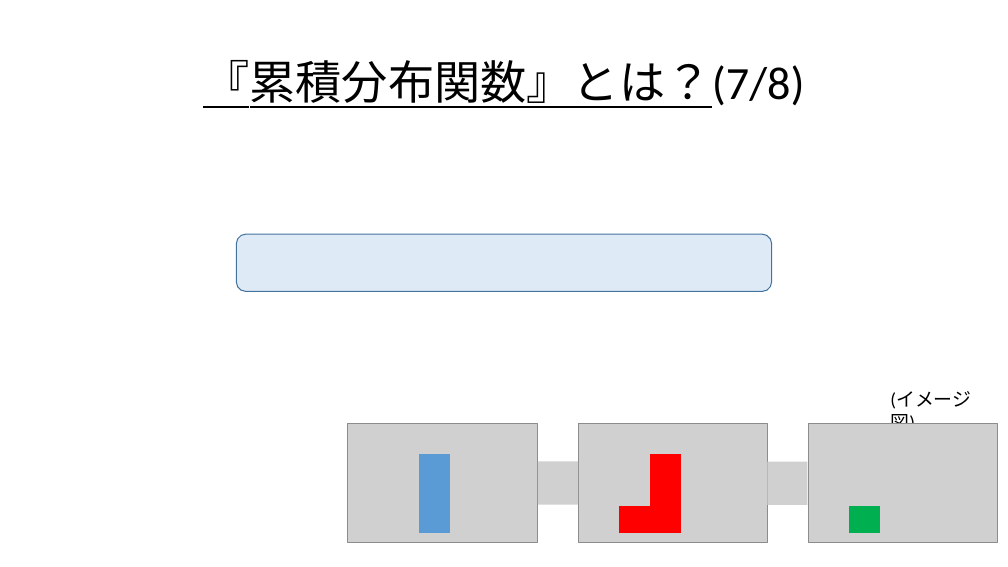
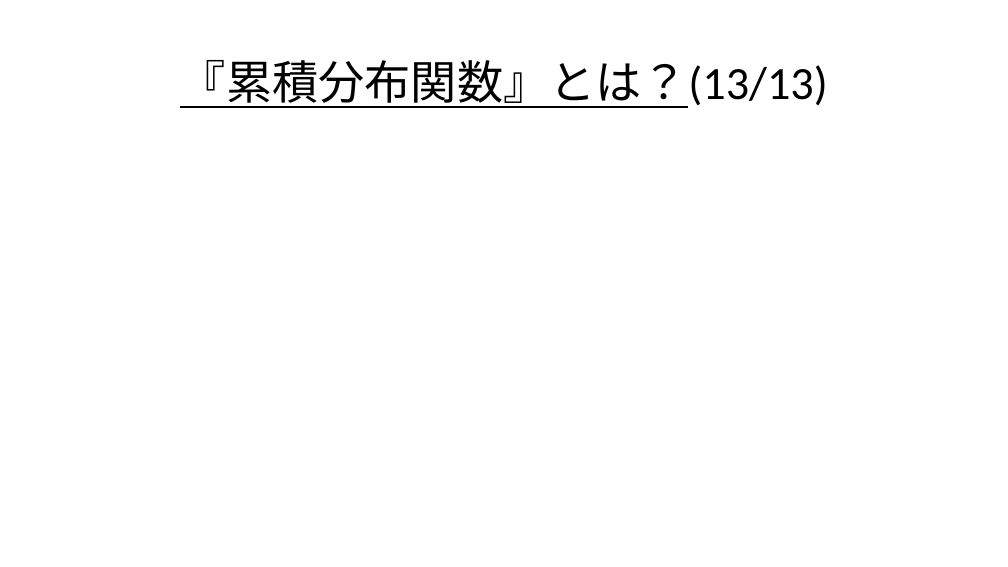
Before and after one commit to Ryo-KATAYAMA/Senior_Project, a slide deck: slide 86 of Chapter4_1.pptx (slide 70 before the commit). Drawn at 1008x567 pixels with LibreOffice and Linux fonts; fonts in the diff are those of the drawing; grey boxes stand for pictures. Boxes give left, top, right and bottom in pixels: in the first picture for what was removed or moved away, otherwise in the second. Text is boxed around its words. In the diff, an @@ line names an element or a change of style, - is before the commit and + after.

```diff
--- a/Chapter4_1.pptx
+++ b/Chapter4_1.pptx
@@ title at (x1=180, y1=60, x2=828, y2=108): text changed @@
-『累積分布関数』とは？(7/8)
+『累積分布関数』とは？(13/13)
@@ rounded rectangle removed at (x1=237, y1=234, x2=772, y2=292) @@
@@ text removed at (x1=890, y1=391, x2=971, y2=424) @@
-(イメージ図)
@@ picture removed at (x1=347, y1=423, x2=537, y2=542) @@
@@ picture removed at (x1=578, y1=423, x2=768, y2=542) @@
@@ picture removed at (x1=808, y1=423, x2=997, y2=542) @@
@@ rectangle removed at (x1=420, y1=454, x2=450, y2=532) @@
@@ picture removed at (x1=538, y1=461, x2=578, y2=504) @@
@@ rectangle removed at (x1=650, y1=454, x2=681, y2=532) @@
@@ picture removed at (x1=768, y1=462, x2=808, y2=505) @@
@@ rectangle removed at (x1=619, y1=507, x2=650, y2=532) @@
@@ rectangle removed at (x1=849, y1=507, x2=879, y2=532) @@
```
Also in this commit, not shown: 56 other slides changed, 22 slides added, 4 slides removed.
